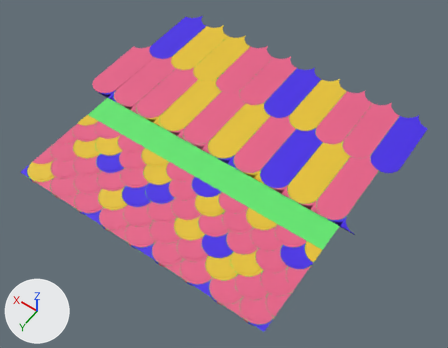
The FBX model Blender Files/Textures/EnvironmentTrimSheetTextures/VerdentGreenTile/VerdantGreen_high.fbx, before and after one commit.
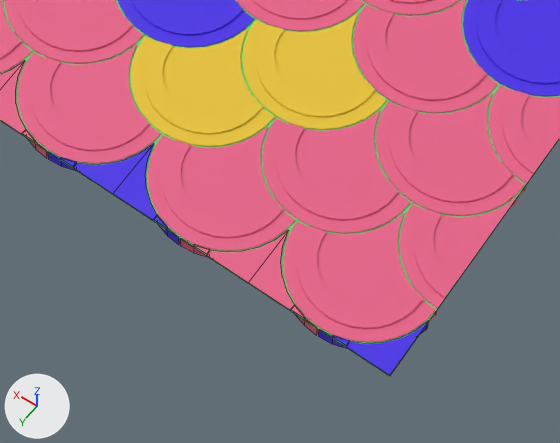
The first picture shows the older version from a 50 mm lens placed at (-1.67, 2.34, 3.36), pointed at (-0.07, 0.1, -0.16). The close-ups show the older and then the newer version on the part from 39% to 67% of the width and 71% to 100% of the height of that picture. Only the edits that show in the close-ups are written down. The axes (+X, +Y, +Z) are drawn at lower left. The lights are the same throughout. The close-ups show mesh edges as thin lines.

Before the edit, the objects in view are built like this:
```python
me_cylinder_006 = bpy.data.meshes.new('Cylinder.006')
me_cylinder_006.from_pydata(...)  # 7264 vertices, 5731 faces; spans x -0.89..1.11, y 0.22..0.89, z -0.02..0.01
# faces by material slot: [3849, 1245, 637]
me_cylinder_006.materials.append(mat_idlayer002)  # pink #e76088
me_cylinder_006.materials.append(mat_idlayer003)  # yellow #e7c32f
me_cylinder_006.materials.append(mat_idlayer004)  # blue #4526e7
me_cylinder_009 = bpy.data.meshes.new('Cylinder.009')
me_cylinder_009.from_pydata(...)  # 444 vertices, 260 faces; spans x -0.89..1.11, y 0.8..0.89, z -0.02..0.01
# faces by material slot: [145, 115]
me_cylinder_009.materials.append(mat_idlayer002)  # pink #e76088
me_cylinder_009.materials.append(mat_idlayer004)  # blue #4526e7
me_plane_006 = bpy.data.meshes.new('Plane.006')
me_plane_006.from_pydata([(-1.0, -1.0, 0.0), (1.0, -1.0, 0.0), (-1.0, 1.0, 0.0), (1.0, 1.0, 0.0)], [], [(0, 1, 3, 2)])
me_plane_006.materials.append(mat_idlayer001)  # green #61e76f
ob_cylinder_003 = bpy.data.objects.new('Cylinder.003', me_cylinder_006)
ob_cylinder_003.location = (-0.111, 0.11, 0.0)
ob_cylinder_005 = bpy.data.objects.new('Cylinder.005', me_cylinder_009)
ob_cylinder_005.location = (-0.111, 0.11, 0.0)
ob_plane_016 = bpy.data.objects.new('Plane.016', me_plane_006)
ob_plane_016.location = (0.0, 0.0, 0.0)
```
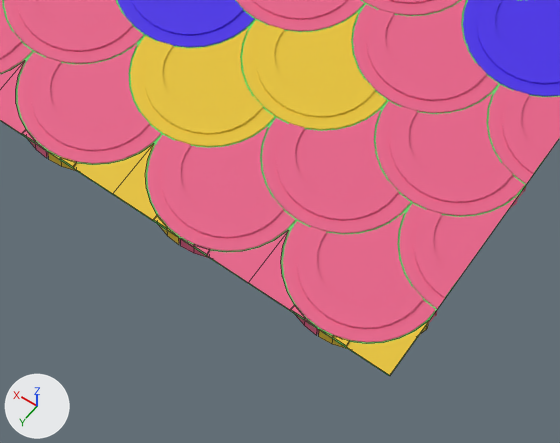
Pixel boxes (x1, y1, x2, y2) of what changed, in the close-ups (560 x 443 px):
```json
{"part": 1, "of": "me_cylinder_009", "change": "recoloured", "before": [48, 143, 428, 375], "after": [48, 143, 428, 375]}
```

Scene script edits in JSON lines:
```json
{"block": "me_cylinder_009", "where": "me_cylinder_009.from_pydata(...)  # 444 vertices, 260 faces; spans x -0.89..1.11, y 0.8..0.89, z -0.02..0.01"}
{"block": "me_cylinder_009", "where": "# used by ob_cylinder_005; location = (-0.111, 0.11, 0.0)"}
{"block": "me_cylinder_009", "change": "me_cylinder_009 part 1: 43 of the faces centred in x -0.89..-0.35, y 0.8..0.89, z -0.01..0.01 switch from mat_idlayer004 (blue #4526e7) to mat_idlayer003 (yellow #e7c32f)"}
```
